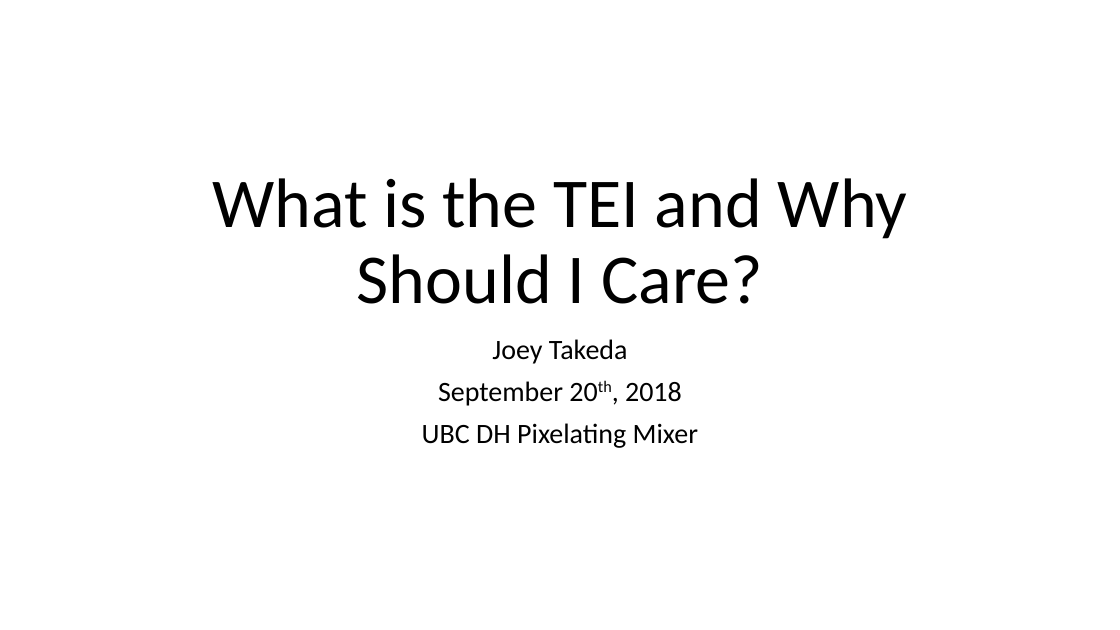
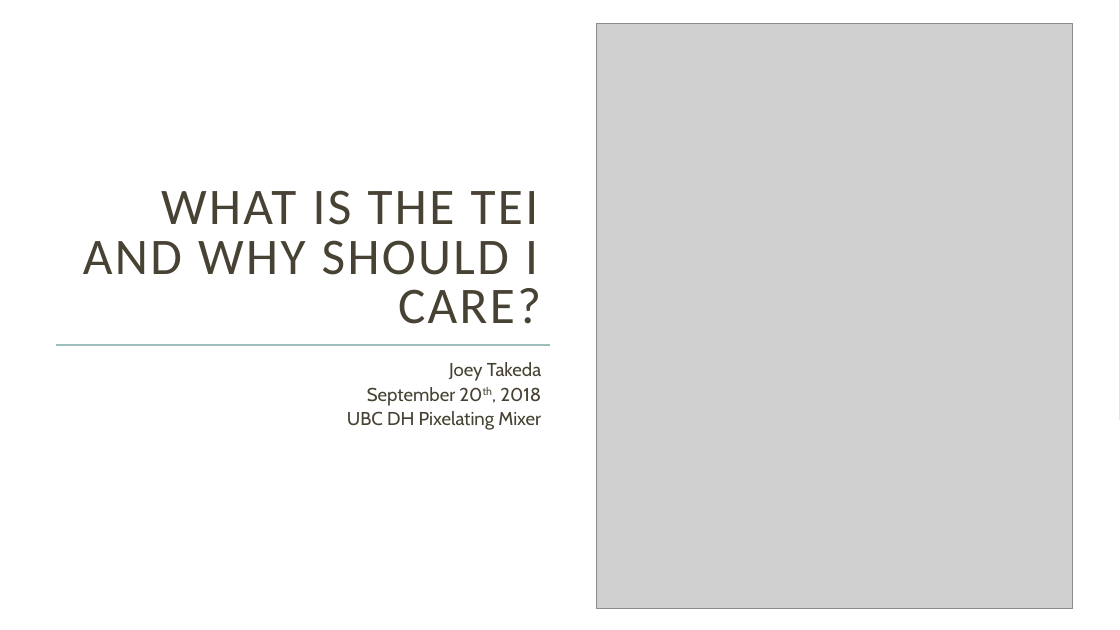
Before and after one commit to joeytakeda/teiworkshop, a slide deck: slide 1 of sept20/TEIWorkshop_1.pptx. Drawn at 1120x630 pixels with LibreOffice and Linux fonts; fonts in the diff are those of the drawing; grey boxes stand for pictures. Boxes give left, top, right and bottom in pixels: in the first picture for what was removed or moved away, otherwise in the second. Text is boxed around its words. In the diff, an @@ line names an element or a change of style, - is before the commit and + after.

```diff
--- a/sept20/TEIWorkshop_1.pptx
+++ b/sept20/TEIWorkshop_1.pptx
@@ rectangle added at bbox=[0, 0, 1120, 420], fill #9CBEBD @@
@@ rectangle added at bbox=[0, 0, 1120, 630], fill #FFFFFF @@
@@ picture added at bbox=[597, 24, 1073, 608] @@
@@ title at bbox=[83, 190, 541, 324]: text changed; size 60 to 44 pt; text colour #000000 to #474233 @@
-What is the TEI and Why Should I Care?
+WHAT IS THE TEI AND WHY SHOULD I CARE?
@@ subtitle "Joey Takeda": place and size @@
-subtitle "Joey Takeda" at bbox=[422, 339, 698, 448]
+subtitle "Joey Takeda" at bbox=[347, 362, 541, 430]
@@ subtitle "Joey Takeda" at bbox=[347, 362, 541, 430]: size 24 to 16 pt, font Calibri to Cabin, text colour #000000 to #474233; alignment centre to right; line spacing 0.9 to 1; less space between paragraphs @@
@@ line added from (56, 345) to (549, 345), #9CBEBD 1.5 pt @@
```
Also in this commit, not shown: 29 other slides changed, 89 slides added, 9 slides removed, 1 other file.
